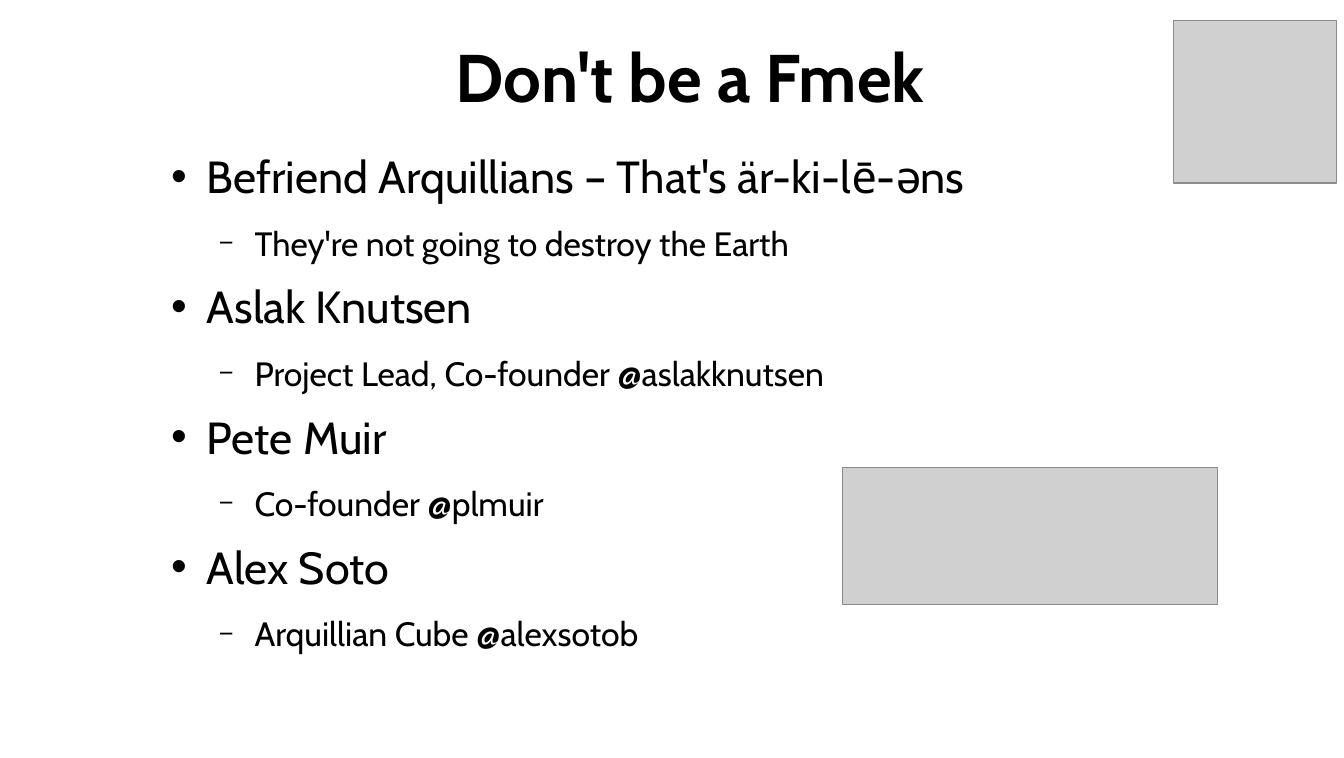
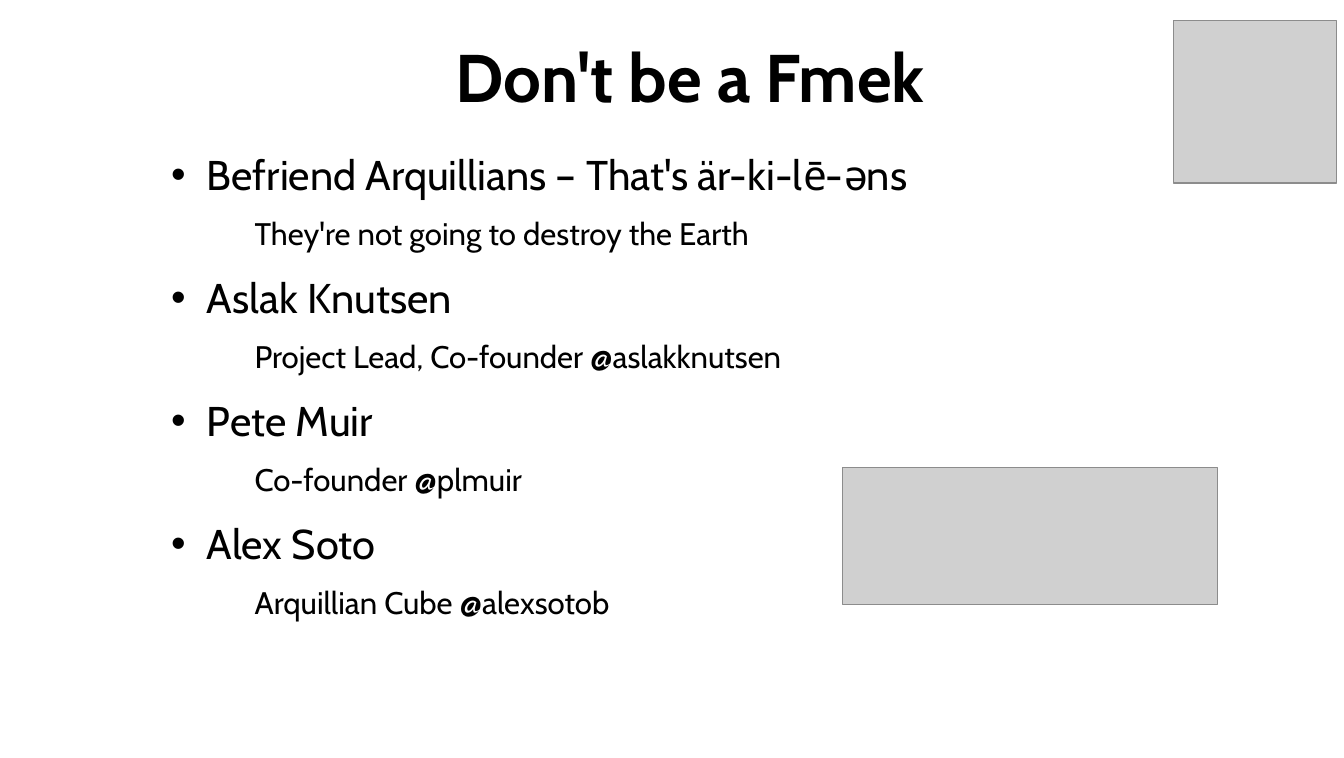
Before and after one commit to AndyGee/arquillian-demo, a slide deck: slide 11 of Apache_TomEE_Arquillian.odp. Drawn at 1344x758 pixels with LibreOffice and Linux fonts; fonts in the diff are those of the drawing; grey boxes stand for pictures; background and template pictures are left out. Boxes give left, top, right and bottom in pixels: in the first picture for what was removed or moved away, otherwise in the second. Text is boxed around its words. In the diff, an @@ line names an element or a change of style, - is before the commit and + after.

```diff
--- a/Apache_TomEE_Arquillian.odp
+++ b/Apache_TomEE_Arquillian.odp
@@ text "Befriend Arquillians – That's är-ki-lē-əns" at [207,159,803,622]: size 32 to 29.6 pt in "Befriend Arquillians – That's är-ki-lē-əns", "Aslak Knutsen", "Pete Muir", "Alex Soto"; highlight none to #FFFFFF; size 24 to 22.2 pt in "They're not going to destroy the Earth", "Project Lead, Co-founder @aslakknutsen", "Co-founder @plmuir", "Arquillian Cube @alexsotob"; bullet colour #000000 to #FFFFFF @@
```
Also in this commit, not shown: 12 other slides changed, 6 other files.
